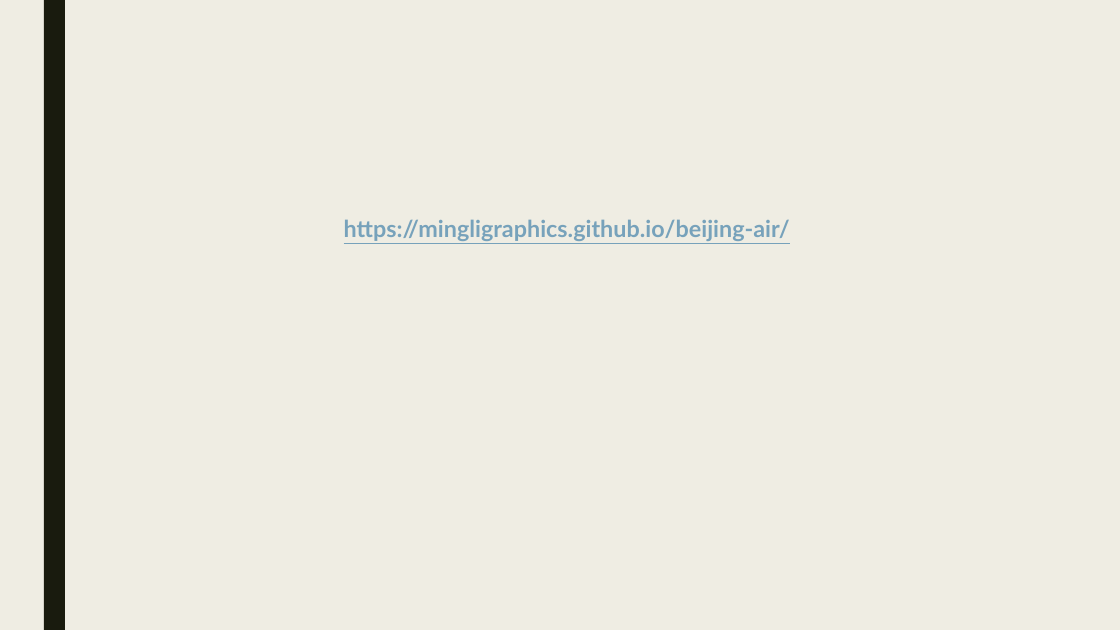
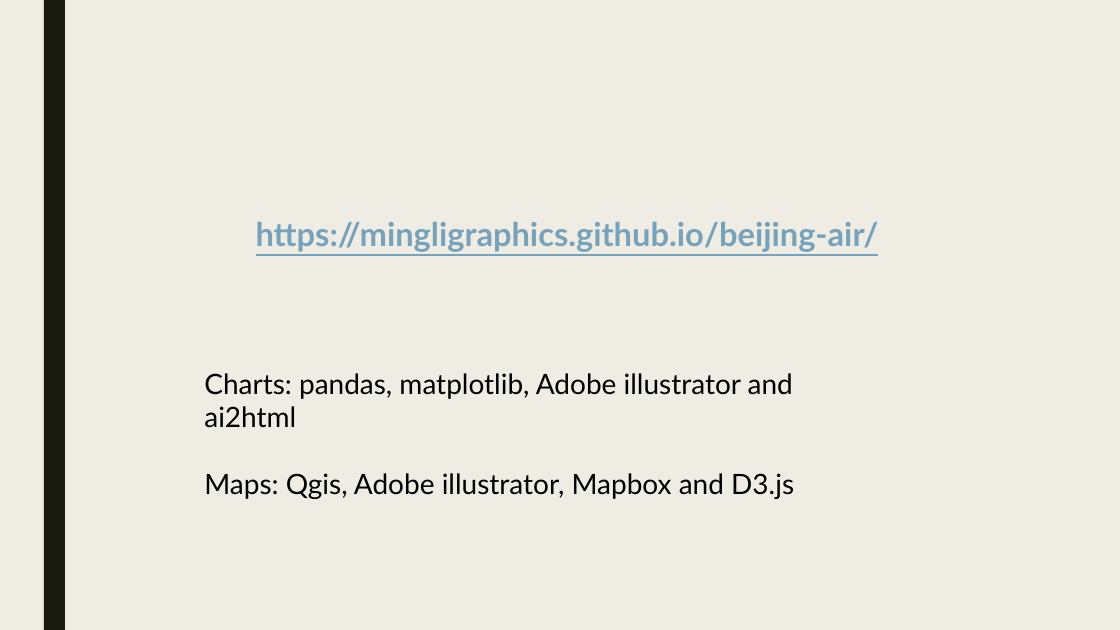
Before and after one commit to mingligraphics/beijing-air, a slide deck: slide 8 of Beijing.pptx. Drawn at 1120x630 pixels with LibreOffice and Linux fonts; fonts in the diff are those of the drawing. Boxes give left, top, right and bottom in pixels: in the first picture for what was removed or moved away, otherwise in the second. Text is boxed around its words. In the diff, an @@ line names an element or a change of style, - is before the commit and + after.

```diff
--- a/Beijing.pptx
+++ b/Beijing.pptx
@@ text "https://mingligraphics.github.io/beijing-air/" at <box>256,222,879,252</box>: size 20 to 28 pt @@
@@ text added at <box>204,373,794,499</box>, 24 pt, text #000000 @@
+Charts: pandas, matplotlib, Adobe illustrator and ai2html
+Maps: Qgis, Adobe illustrator, Mapbox and D3.js
```
Also in this commit, not shown: 1 other file.
